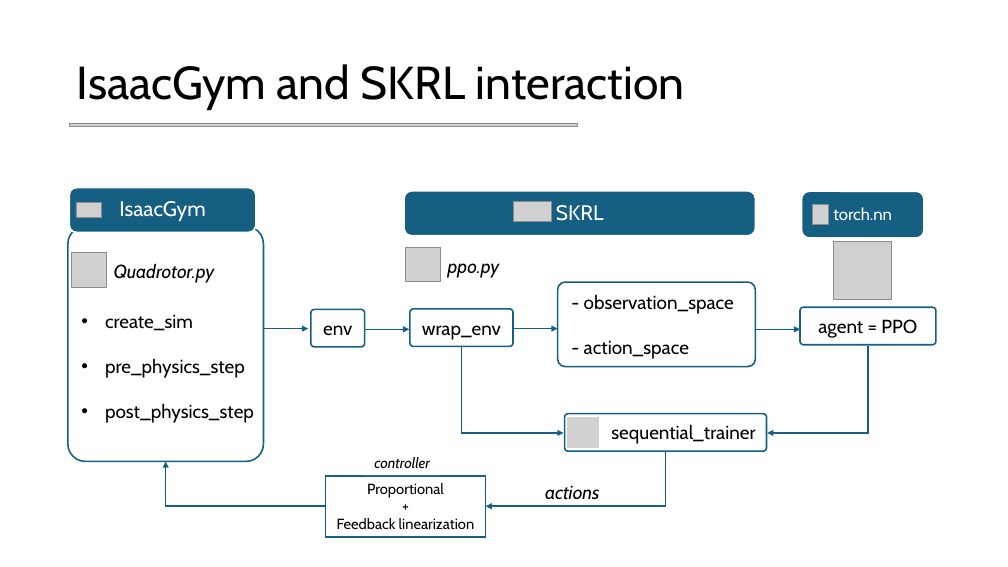
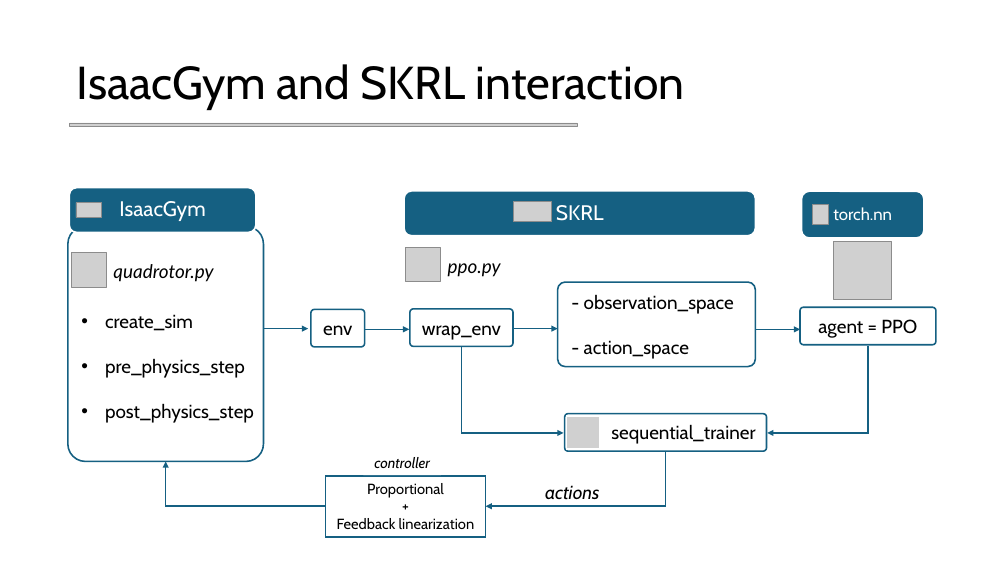
Before and after one commit to mettz/cps-project, a slide deck: slide 5 of docs/Slides.pptx. Drawn at 1008x567 pixels with LibreOffice and Linux fonts; fonts in the diff are those of the drawing; grey boxes stand for pictures. Boxes give left, top, right and bottom in pixels: in the first picture for what was removed or moved away, otherwise in the second. Text is boxed around its words. In the diff, an @@ line names an element or a change of style, - is before the commit and + after.

```diff
--- a/docs/Slides.pptx
+++ b/docs/Slides.pptx
@@ text at box(113, 264, 213, 282): text changed; font Cabin to Lato @@
-Quadrotor.py
+quadrotor.py
@@ text "ppo.py" at box(448, 263, 501, 277): font Cabin to Lato @@
```
Also in this commit, not shown: 9 other slides changed.
